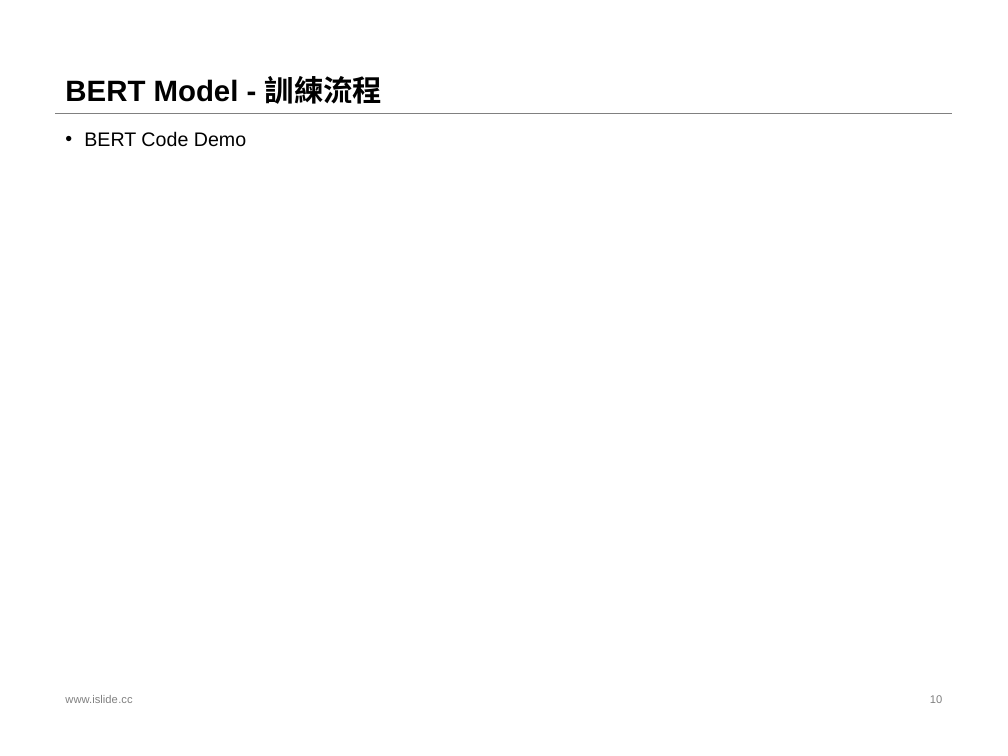
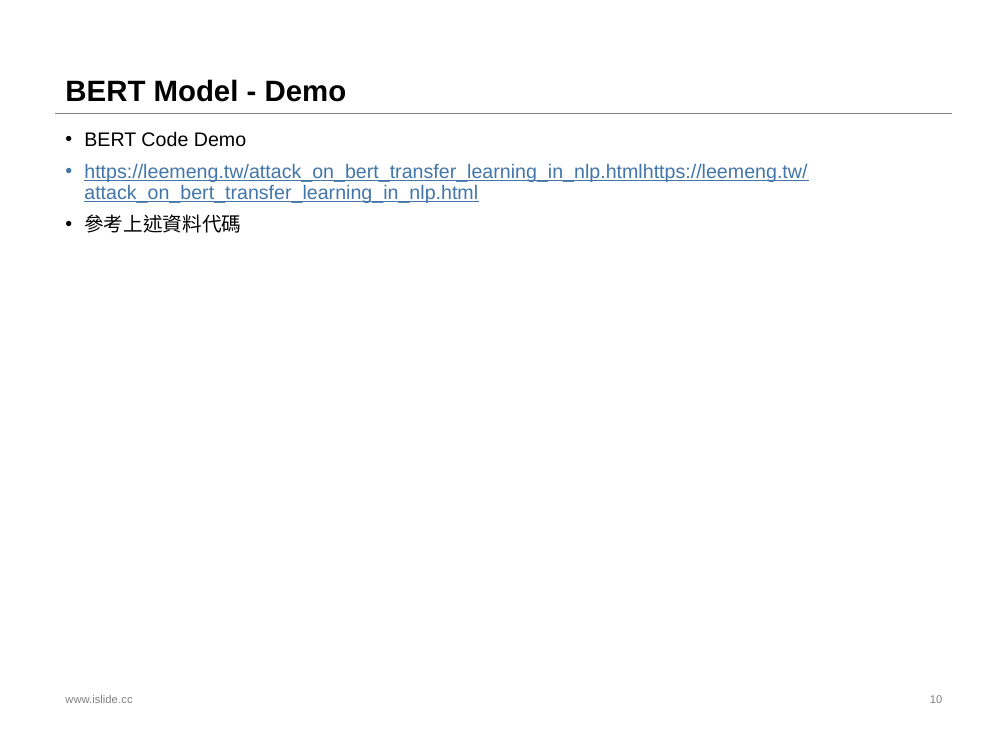
Before and after one commit to stereo720712/2020-11_2021-01_deep_learning_learn_report_record, a slide deck: slide 10 of 12_21_to_12_25_eighth/8.BERT.pptx. Drawn at 1008x756 pixels with LibreOffice and Linux fonts; fonts in the diff are those of the drawing. Boxes give left, top, right and bottom in pixels: in the first picture for what was removed or moved away, otherwise in the second. Text is boxed around its words. In the diff, an @@ line names an element or a change of style, - is before the commit and + after.

```diff
--- a/12_21_to_12_25_eighth/8.BERT.pptx
+++ b/12_21_to_12_25_eighth/8.BERT.pptx
@@ title at box(65, 79, 347, 102): text changed @@
-BERT Model - 訓練流程
+BERT Model - Demo
@@ text at box(84, 163, 807, 233): paragraphs added @@
+• https://leemeng.tw/attack_on_bert_transfer_learning_in_nlp.htmlhttps://leemeng.tw/attack_on_bert_transfer_learning_in_nlp.html
+• 參考上述資料代碼
```
Also in this commit, not shown: 1 other file.
